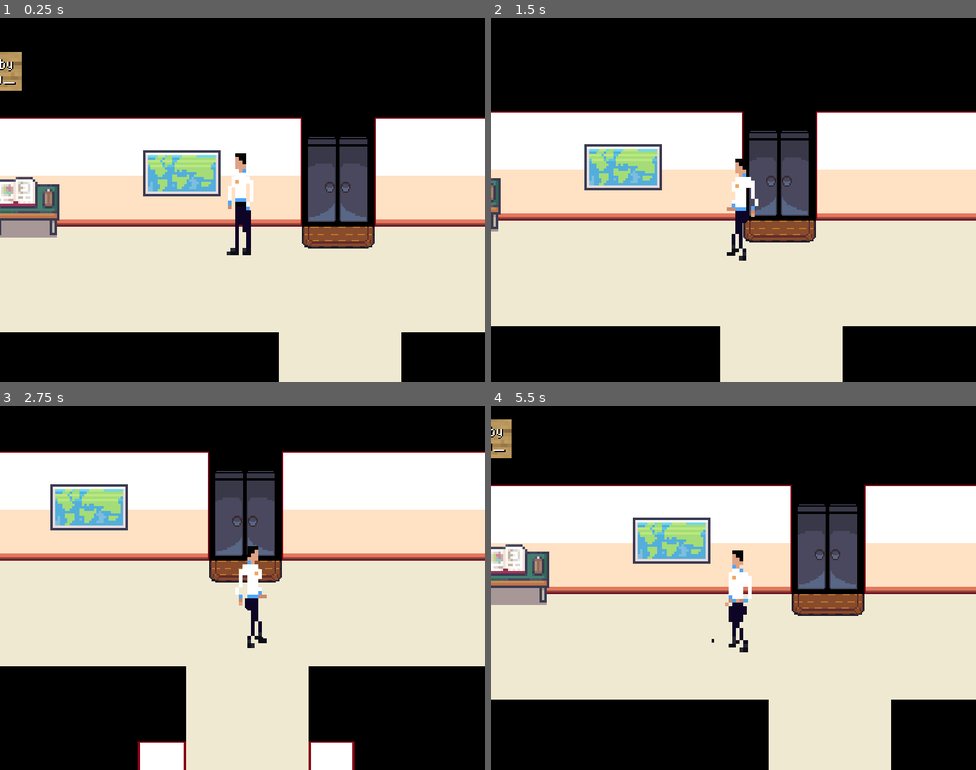
Above: before the commit, frames 1-4 (two rows, left to right).
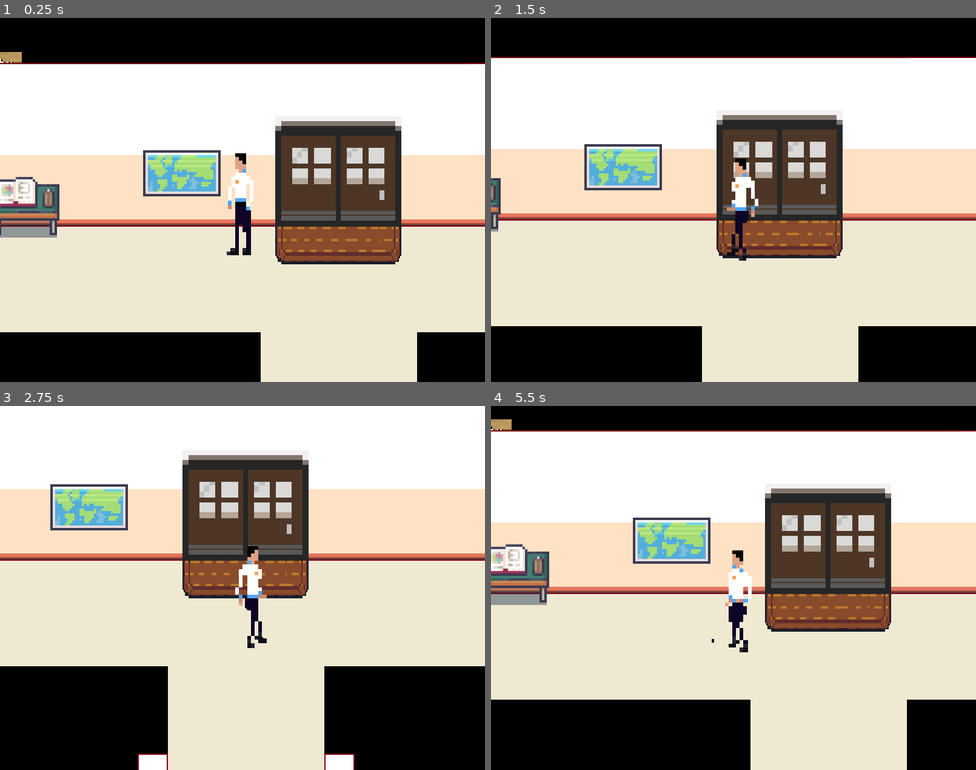
Above: after the commit, the same moments.

Repository: WilliamOramas/Juego-de-godot
Game: Godot game, scene res://character_body_2d.tscn
Same seed, same stepped clock (60 frames per second), same inputs: the game is played once before the commit and once after it.
Inputs:
- Up to frame 1 (0.25 s): no input
- Up to frame 2 (1.5 s): tap Enter at 0.5 s; hold D (ui_right) 0.53-1.28 s; hold S (ui_down) from 1.28 s (still down)
- Up to frame 3 (2.75 s): release S (ui_down) at 2.03 s; hold D (ui_right) from 2.03 s (still down)
- Up to frame 4 (5.5 s): release D (ui_right) at 2.78 s; hold W (ui_up) 2.78-3.53 s; hold A (ui_left) 3.53-5.03 s; hold S (ui_down) from 5.03 s (still down)

The runs differ from the first frame. In frame 1, 30% of the frame differs, in the area x 0-100%, y 12-100%; in frame 2, 29%; in frame 3, 28%; in frame 4, 30%, in the area x 0-100%, y 6-100%.

Commit message:
refactor: adjust wall collision shapes and update sprite import paths in character_body_2d.tscn

Diff:
--- a/character_body_2d.tscn
+++ b/character_body_2d.tscn
@@ -1,26 +1,26 @@
 [gd_scene format=3 uid="uid://d37ykuofdv1m1"]
 
-[ext_resource type="Texture2D" uid="uid://hxspbgqtl43g" path="res://assets/sprites/Personajes_NPCS_ETC_fondo_transparente_caminar_y_de_pie.png" id="1_f50pn"]
+[ext_resource type="Texture2D" uid="uid://d22o2a6kqweh0" path="res://assets/sprites/Personajes_NPCS_ETC_fondo_transparente_caminar_y_de_pie.png" id="1_f50pn"]
 [ext_resource type="Script" uid="uid://catce730dn3yp" path="res://character_body_2d.gd" id="1_ij6vw"]
 [ext_resource type="Texture2D" uid="uid://3vnnumk7d1ri" path="res://assets/sprites/school_hallway.png" id="2_main"]
 
 [sub_resource type="RectangleShape2D" id="RectangleShape2D_wall_top"]
-size = Vector2(345, 86)
+size = Vector2(334, 86)
 
 [sub_resource type="RectangleShape2D" id="RectangleShape2D_wall_bottom"]
-size = Vector2(368, 86)
+size = Vector2(340, 86)
 
 [sub_resource type="RectangleShape2D" id="RectangleShape2D_wall_left"]
 size = Vector2(10, 749)
 
 [sub_resource type="RectangleShape2D" id="RectangleShape2D_interior1"]
-size = Vector2(40, 62)
+size = Vector2(25, 99)
 
 [sub_resource type="RectangleShape2D" id="RectangleShape2D_interior2"]
-size = Vector2(38, 62)
+size = Vector2(25, 99)
 
 [sub_resource type="RectangleShape2D" id="RectangleShape2D_interior3"]
-size = Vector2(329, 239)
+size = Vector2(329.5, 171.5)
 
 [sub_resource type="RectangleShape2D" id="RectangleShape2D_interior4"]
 size = Vector2(5, 591)
@@ -29,7 +29,7 @@
 size = Vector2(853, 72)
 
 [sub_resource type="RectangleShape2D" id="RectangleShape2D_interior8"]
-size = Vector2(340, 240)
+size = Vector2(340, 172)
 
 [sub_resource type="RectangleShape2D" id="RectangleShape2D_phys"]
 size = Vector2(35, 85)
@@ -315,13 +315,13 @@
 [node name="WallTop" type="StaticBody2D" parent="Walls" unique_id=2018710183]
 
 [node name="CollisionShape2D" type="CollisionShape2D" parent="Walls/WallTop" unique_id=910802988]
-position = Vector2(680.5, 706)
+position = Vector2(686, 706)
 shape = SubResource("RectangleShape2D_wall_top")
 
 [node name="WallBottom" type="StaticBody2D" parent="Walls" unique_id=1338941512]
 
 [node name="CollisionShape2D" type="CollisionShape2D" parent="Walls/WallBottom" unique_id=900177638]
-position = Vector2(184, 706)
+position = Vector2(170, 706)
 shape = SubResource("RectangleShape2D_wall_bottom")
 
 [node name="WallLeft" type="StaticBody2D" parent="Walls" unique_id=1658587918]
@@ -333,19 +333,19 @@
 [node name="Interior1" type="StaticBody2D" parent="Walls" unique_id=1314916381]
 
 [node name="CollisionShape2D" type="CollisionShape2D" parent="Walls/Interior1" unique_id=1740287059]
-position = Vector2(360, 280)
+position = Vector2(352.5, 298.5)
 shape = SubResource("RectangleShape2D_interior1")
 
 [node name="Interior2" type="StaticBody2D" parent="Walls" unique_id=857721318]
 
 [node name="CollisionShape2D" type="CollisionShape2D" parent="Walls/Interior2" unique_id=509768340]
-position = Vector2(500, 280)
+position = Vector2(506.5, 298.5)
 shape = SubResource("RectangleShape2D_interior2")
 
 [node name="Interior3" type="StaticBody2D" parent="Walls" unique_id=824607518]
 
 [node name="CollisionShape2D" type="CollisionShape2D" parent="Walls/Interior3" unique_id=327170293]
-position = Vector2(683.5, 368.5)
+position = Vector2(683.75, 335.25)
 shape = SubResource("RectangleShape2D_interior3")
 
 [node name="Interior4" type="StaticBody2D" parent="Walls" unique_id=2140947347]
@@ -357,13 +357,13 @@
 [node name="Interior7" type="StaticBody2D" parent="Walls" unique_id=2014402017]
 
 [node name="CollisionShape2D" type="CollisionShape2D" parent="Walls/Interior7" unique_id=1394199244]
-position = Vector2(426.5, 36)
+position = Vector2(426, -8)
 shape = SubResource("RectangleShape2D_interior7")
 
 [node name="Interior8" type="StaticBody2D" parent="Walls" unique_id=337588427]
 
 [node name="CollisionShape2D" type="CollisionShape2D" parent="Walls/Interior8" unique_id=1650414783]
-position = Vector2(170, 369)
+position = Vector2(170, 335)
 shape = SubResource("RectangleShape2D_interior8")
 
 [node name="CharacterBody2D" type="CharacterBody2D" parent="." unique_id=636853363]
Not shown, added: .antigravitycli/fa7217d2-b943-4009-8857-f11f6f9950a8.json
Not shown, changed: assets/sprites/Personajes_NPCS_ETC_fondo_transparente_caminar_y_de_pie.png.import
Binary file changed: assets/sprites/school_hallway.png
